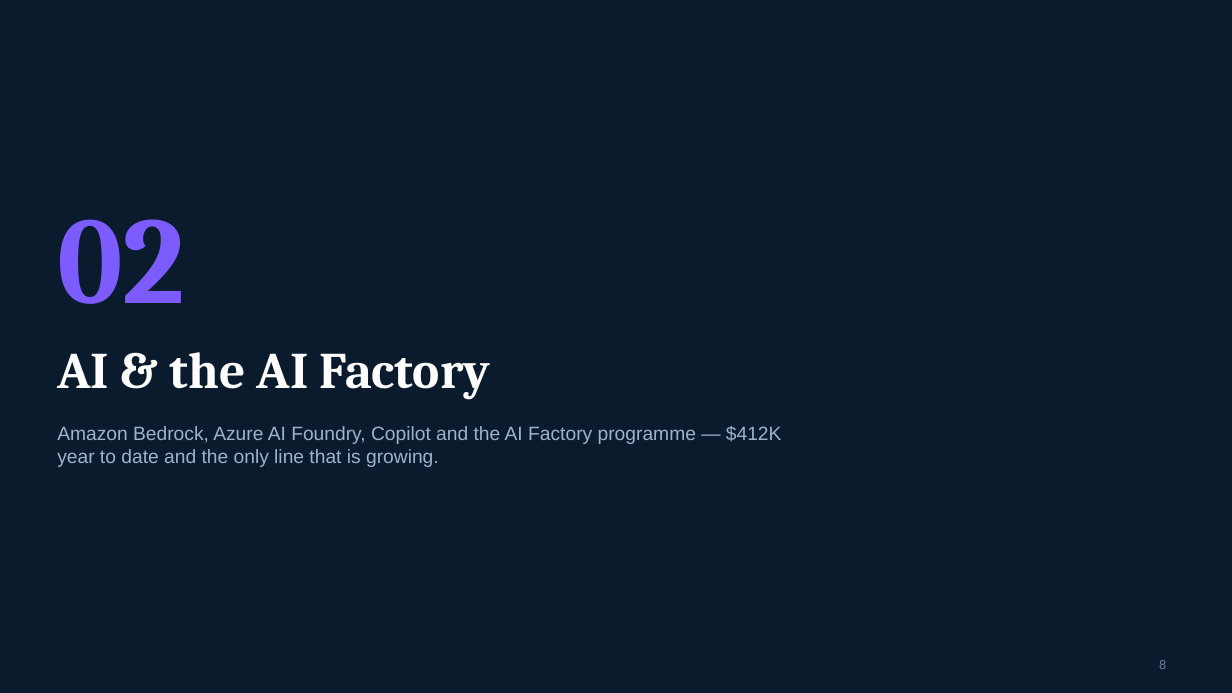
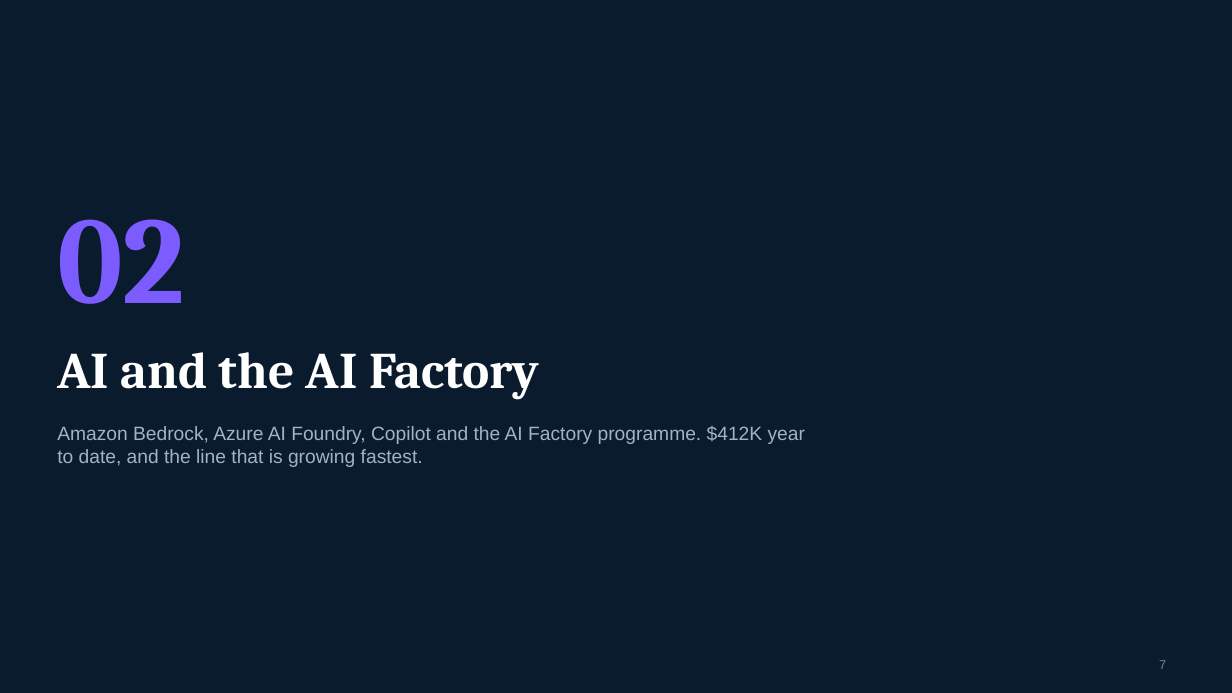
Before and after one commit to arielga5-code/Finops, a slide deck: slide 7 of presentations/Cloud_FinOps_Harel_September_2026_CIO_Redesign_v2.pptx (slide 8 before the commit). Drawn at 1232x693 pixels with LibreOffice and Linux fonts; fonts in the diff are those of the drawing; background and template pictures are left out. Boxes give left, top, right and bottom in pixels: in the first picture for what was removed or moved away, otherwise in the second. Text is boxed around its words. In the diff, an @@ line names an element or a change of style, - is before the commit and + after.

```diff
--- a/presentations/Cloud_FinOps_Harel_September_2026_CIO_Redesign_v2.pptx
+++ b/presentations/Cloud_FinOps_Harel_September_2026_CIO_Redesign_v2.pptx
@@ text at (57, 352, 539, 399): text changed @@
-AI & the AI Factory
+AI and the AI Factory
@@ text at (57, 426, 805, 467): text changed @@
-Amazon Bedrock, Azure AI Foundry, Copilot and the AI Factory programme — $412K year to date and the only line that is growing.
+Amazon Bedrock, Azure AI Foundry, Copilot and the AI Factory programme. $412K year to date, and the line that is growing fastest.
@@ page number at (1159, 660, 1166, 669): text changed @@
-8
+7
```
Also in this commit, not shown: 39 other slides changed, 1 slide added, 1 slide removed, 11 other files.
